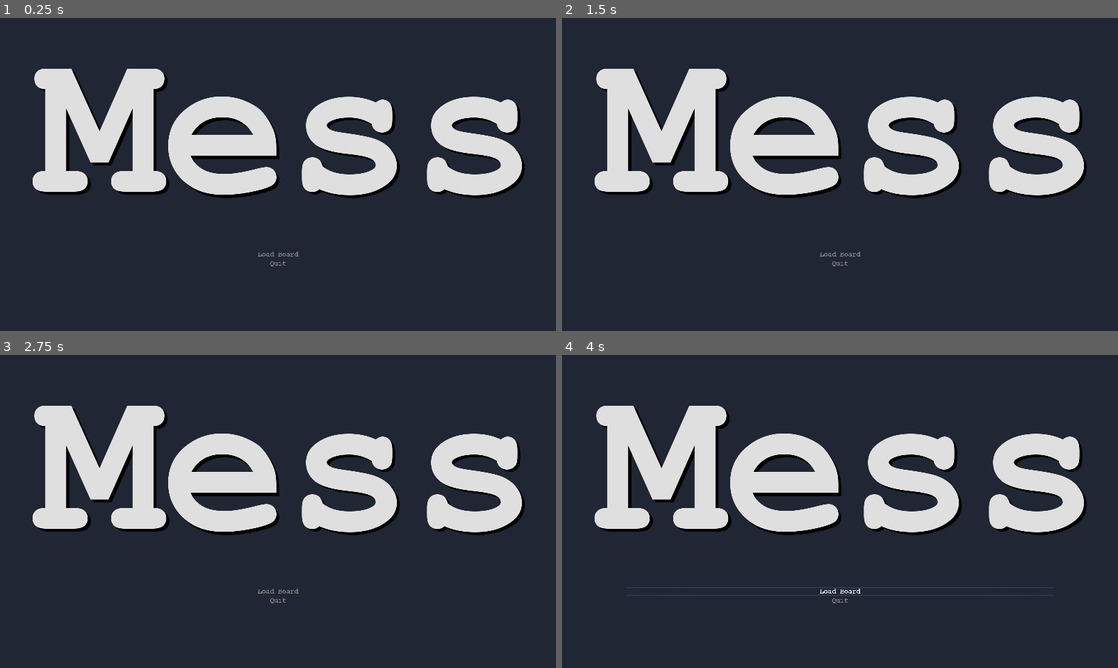
Above: before the commit, frames 1-4 (two rows, left to right).
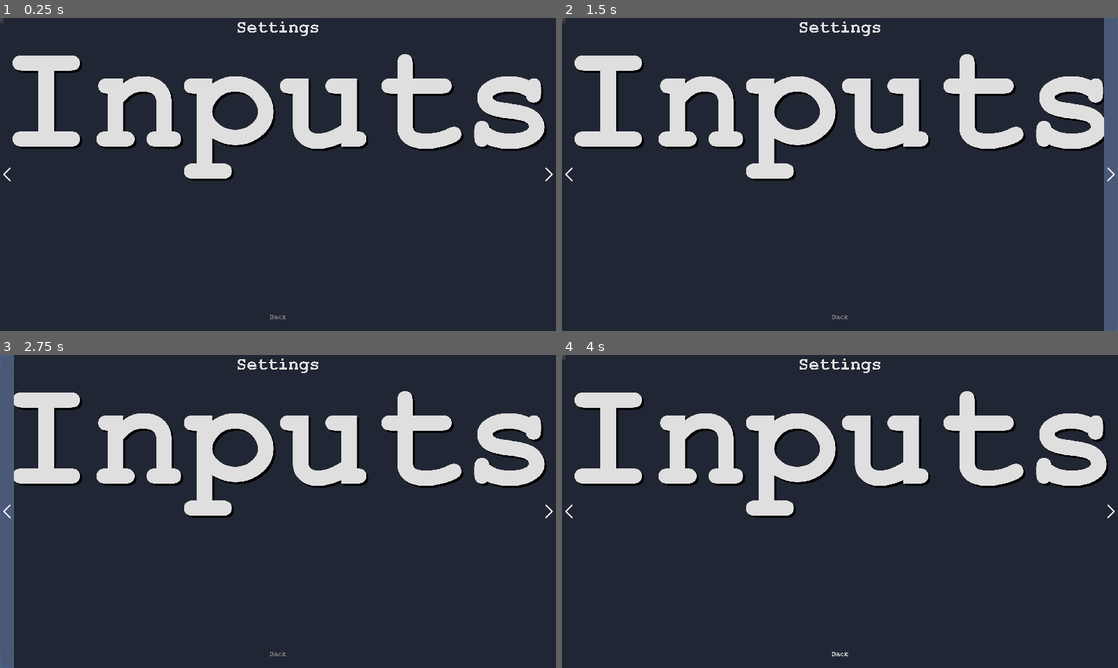
Above: after the commit, the same moments.

Repository: Roboticy3/Mess
Game: Godot game, scene res://Scenes/main_menu.tscn
Two runs of this game, one before a commit and one after it. Both use one fixed random seed, a clock stepped at 60 frames per second and the inputs below.
Inputs (mouse positions are in pixels of both pictures, inside the frame that each line leads up to):
- Up to frame 1 (0.25 s): no input
- Up to frame 2 (1.5 s): click (562, 21) at 0.52 s; click (1112, 174) at 1.27 s
- Up to frame 3 (2.75 s): click (5, 511) at 2.02 s
- Up to frame 4 (4 s): click "Load Board" (after the commit: "Back") at 2.75 s; click "Back" (after the commit: "Settings") at 3.5 s

The runs differ from the first frame. In frame 1, 23% of the frame differs, in the area x 0-100%, y 0-97%; in frame 2, 25%; in frame 3, 25%, in the area x 0-100%, y 0-100%; in frame 4, 23%.

Commit message:
Added arrow button sprite

Diff:
--- a/Materials/DwithHighlights.tres
+++ b/Materials/DwithHighlights.tres
@@ -1,6 +1,6 @@
 [gd_resource type="ShaderMaterial" load_steps=6 format=2]
 
-[ext_resource path="res://Textures/Checkerboard_tile.svg" type="Texture" id=1]
+[ext_resource path="res://Textures-Sprites/Checkerboard_tile.svg" type="Texture" id=1]
 
 [sub_resource type="Shader" id=1]
 code = "
--- a/Materials/TexCanvas.tres
+++ b/Materials/TexCanvas.tres
@@ -1,6 +1,6 @@
 [gd_resource type="ShaderMaterial" load_steps=3 format=2]
 
-[ext_resource path="res://Textures/Checkerboard_tile.svg" type="Texture" id=1]
+[ext_resource path="res://Textures-Sprites/Checkerboard_tile.svg" type="Texture" id=1]
 
 [sub_resource type="Shader" id=1]
 code = "// NOTE: Shader automatically converted from Godot Engine 3.4.stable's CanvasItemMaterial.
--- a/Scenes/main_menu.tscn
+++ b/Scenes/main_menu.tscn
@@ -8,6 +8,7 @@
 [ext_resource path="res://Objects/UI/PropertyCopier.gd" type="Script" id=6]
 [ext_resource path="res://Objects/UI/ResizeViewports.gd" type="Script" id=7]
 [ext_resource path="res://Objects/UI/Quit.gd" type="Script" id=8]
+[ext_resource path="res://Textures-Sprites/Arrow_left.svg" type="Texture" id=9]
 [ext_resource path="res://Objects/Loading/LoadScene.gd" type="Script" id=10]
 
 [sub_resource type="InputEventAction" id=1]
@@ -25,9 +26,17 @@
 
 [node name="ResizeViewports" type="Node" parent="."]
 script = ExtResource( 7 )
-viewport_paths = [ NodePath("../Title Screen"), NodePath("../Load Board") ]
+viewport_paths = [ NodePath("../Title Screen"), NodePath("../Load Board"), NodePath("../Settings") ]
 size = "rect_scale"
 multiplier = true
+
+[node name="EscToTitle" type="Node" parent="."]
+script = ExtResource( 4 )
+menu_path = NodePath("../Title Screen")
+focus_path = NodePath("../Title Screen/Buttons/Load Board")
+signal_name = "ui_cancel"
+is_signal_input = true
+invert_on_unhidden = false
 
 [node name="Background" type="ColorRect" parent="."]
 material = ExtResource( 3 )
@@ -41,6 +50,7 @@
 }
 
 [node name="Title Screen" type="Control" parent="."]
+visible = false
 anchor_left = 0.5
 anchor_right = 0.5
 theme = ExtResource( 2 )
@@ -84,14 +94,26 @@
 script = ExtResource( 4 )
 menu_path = NodePath("../../../Load Board")
 focus_path = NodePath("../../../Load Board/Center Frame/Input/Board Finder")
-
-[node name="Quit" type="Button" parent="Title Screen/Buttons"]
+signal_name = "button_up"
+
+[node name="Settings" type="Button" parent="Title Screen/Buttons"]
 margin_top = 32.0
 margin_right = 1480.0
 margin_bottom = 60.0
+text = "Settings"
+script = ExtResource( 4 )
+menu_path = NodePath("../../../Settings")
+focus_path = NodePath("../../../Settings/Back")
+signal_name = "button_up"
+
+[node name="Quit" type="Button" parent="Title Screen/Buttons"]
+margin_top = 64.0
+margin_right = 1480.0
+margin_bottom = 92.0
 theme = ExtResource( 2 )
 text = "Quit"
 script = ExtResource( 8 )
+quit_signal = "button_up"
 
 [node name="Load Board" type="Control" parent="."]
 visible = false
@@ -214,5 +236,78 @@
 menu_path = NodePath("../../../Title Screen")
 focus_path = NodePath("../../../Title Screen/Buttons/Load Board")
 
+[node name="Settings" type="Control" parent="."]
+margin_right = 1920.0
+margin_bottom = 1080.0
+__meta__ = {
+"_edit_use_anchors_": false
+}
+
+[node name="Inputs" type="Control" parent="Settings"]
+margin_right = 1920.0
+margin_bottom = 1080.0
+
+[node name="Button" type="Button" parent="Settings/Inputs"]
+margin_right = 12.0
+margin_bottom = 20.0
+
+[node name="Label" type="Label" parent="Settings/Inputs"]
+margin_right = 2160.0
+margin_bottom = 681.0
+rect_scale = Vector2( 0.888, 0.888 )
+theme = ExtResource( 2 )
+text = "Inputs"
+__meta__ = {
+"_edit_use_anchors_": false
+}
+
+[node name="SettingsPageRight" type="Button" parent="Settings/Inputs"]
+anchor_left = 1.0
+anchor_right = 1.0
+margin_right = 48.0
+margin_bottom = 1080.0
+rect_scale = Vector2( -1, 1 )
+theme = ExtResource( 2 )
+icon = ExtResource( 9 )
+__meta__ = {
+"_edit_use_anchors_": false
+}
+
+[node name="SettingsPageLeft" type="Button" parent="Settings/Inputs"]
+margin_right = 48.0
+margin_bottom = 1080.0
+theme = ExtResource( 2 )
+icon = ExtResource( 9 )
+__meta__ = {
+"_edit_use_anchors_": false
+}
+
+[node name="Settings" type="Label" parent="Settings"]
+margin_left = 816.0
+margin_right = 3661.0
+margin_bottom = 681.0
+rect_scale = Vector2( 0.1, 0.1 )
+theme = ExtResource( 2 )
+text = "Settings"
+
+[node name="Back" type="Button" parent="Settings"]
+anchor_left = 0.5
+anchor_top = 1.0
+anchor_right = 0.5
+anchor_bottom = 1.0
+margin_left = -28.0
+margin_top = -61.0
+margin_right = 28.0
+margin_bottom = -33.0
+theme = ExtResource( 2 )
+text = "Back"
+script = ExtResource( 4 )
+__meta__ = {
+"_edit_use_anchors_": false
+}
+menu_path = NodePath("../../Title Screen")
+focus_path = NodePath("../../Title Screen/Buttons/Load Board")
+signal_name = "button_up"
+
 [connection signal="text_changed" from="Load Board/Center Frame/Input/Board Path" to="Load Board/Center Frame/Input/Board Path" method="emit"]
 [connection signal="pressed" from="Load Board/Buttons/Refresh" to="Load Board/Center Frame/Input/Board Finder" method="refresh"]
--- /dev/null
+++ b/Textures-Sprites/Arrow_left.svg
@@ -0,0 +1,47 @@
+<?xml version="1.0" encoding="UTF-8" standalone="no"?>
+<!-- Created with Inkscape (http://www.inkscape.org/) -->
+
+<svg
+   width="48"
+   height="48"
+   viewBox="0 0 12.7 12.7"
+   version="1.1"
+   id="svg5"
+   inkscape:version="1.2.1 (9c6d41e410, 2022-07-14)"
+   sodipodi:docname="Arrow_left.svg"
+   xmlns:inkscape="http://www.inkscape.org/namespaces/inkscape"
+   xmlns:sodipodi="http://sodipodi.sourceforge.net/DTD/sodipodi-0.dtd"
+   xmlns="http://www.w3.org/2000/svg"
+   xmlns:svg="http://www.w3.org/2000/svg">
+  <sodipodi:namedview
+     id="namedview7"
+     pagecolor="#505050"
+     bordercolor="#eeeeee"
+     borderopacity="1"
+     inkscape:showpageshadow="0"
+     inkscape:pageopacity="0"
+     inkscape:pagecheckerboard="0"
+     inkscape:deskcolor="#505050"
+     inkscape:document-units="mm"
+     showgrid="false"
+     inkscape:zoom="5.8012346"
+     inkscape:cx="12.238774"
+     inkscape:cy="11.463077"
+     inkscape:window-width="1920"
+     inkscape:window-height="1001"
+     inkscape:window-x="-9"
+     inkscape:window-y="-9"
+     inkscape:window-maximized="1"
+     inkscape:current-layer="layer1" />
+  <defs
+     id="defs2" />
+  <g
+     inkscape:label="Layer 1"
+     inkscape:groupmode="layer"
+     id="layer1">
+    <path
+       style="fill:#ffffff;fill-opacity:0;stroke:#ffffff;stroke-width:1.222;stroke-dasharray:none;stroke-opacity:1;stroke-linecap:round;stroke-linejoin:round"
+       d="M 9.1959087,11.96695 3.5095892,6.2806311 9.0844126,0.70580812"
+       id="path113" />
+  </g>
+</svg>
--- a/project.godot
+++ b/project.godot
@@ -165,6 +165,7 @@
 
 window/size/width=1920
 window/size/height=1080
+window/size/fullscreen=true
 window/stretch/mode="viewport"
 
 [global]
Not shown, changed: Notes/log and plan.txt
Not shown: 1 places in Scenes/main_menu.tscn that only renumber resources
Not shown, added: Textures-Sprites/Arrow_left.svg.import
Renamed: Textures/Checkerboard_tile.svg -> Textures-Sprites/Checkerboard_tile.svg
Not shown, changed: Textures-Sprites/Checkerboard_tile.svg.import
